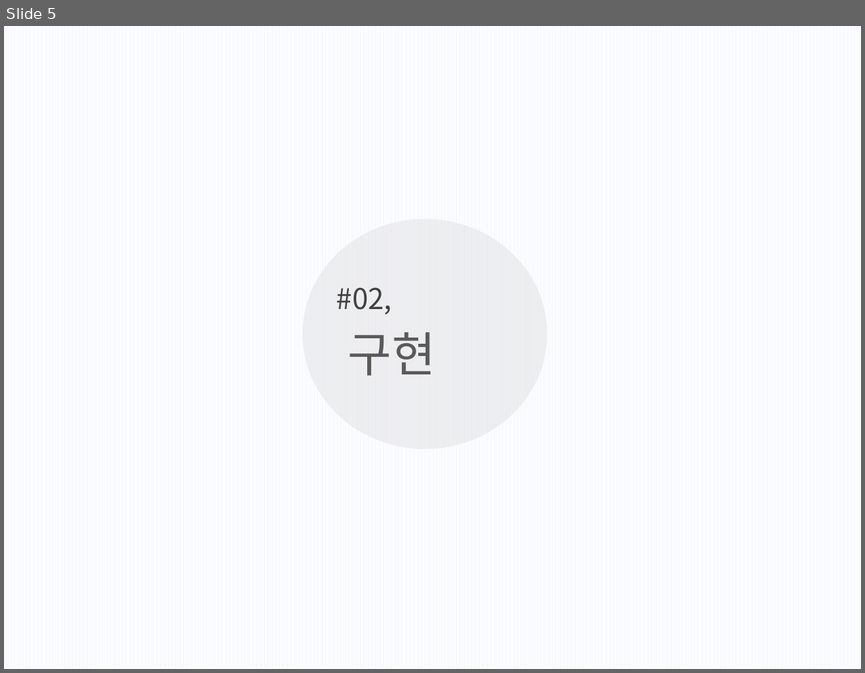
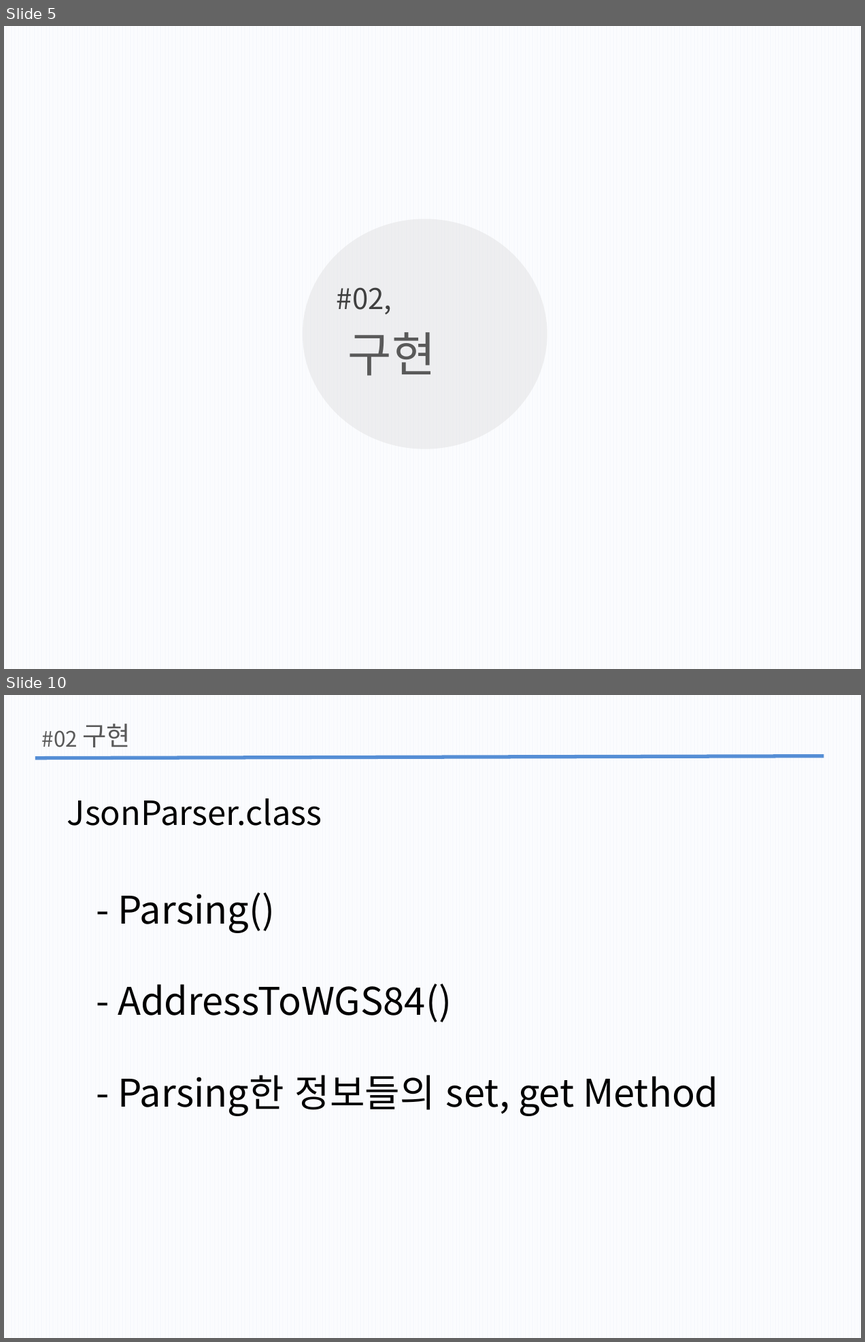
Before and after one commit to wlgh325/DS, a slide deck: 자구발표7주차.pptx. Shown one above the other, each under a label of ours: slide 5 before the commit, slides 5 and 10 after it; the slides between them are not shown. The pictures are 865x673 and 865x1342 pixels, drawn with LibreOffice and Linux fonts; fonts in the diff are those of the drawing. Boxes give left, top, right and bottom in pixels: in the first picture for what was removed or moved away, otherwise in the second. Text is boxed around its words. In the diff, an @@ line names an element or a change of style, - is before the commit and + after.

```diff
--- a/자구발표7주차.pptx
+++ b/자구발표7주차.pptx
@@ slide 10 added at box(4, 695, 861, 1338), background pattern #FFFFFF on #F6F8FC @@
@@ text added at box(42, 730, 77, 747), 18 pt, text #595959 @@
+#02
@@ text added at box(82, 724, 130, 747), 22 pt, text #595959 @@
+구현
@@ line added from (36, 758) to (824, 756), #558ED5 3 pt @@
@@ text added at box(67, 798, 322, 826), 28 pt, text #000000 @@
+JsonParser.class
@@ text added at box(118, 892, 719, 1116), 32 pt, text #000000 @@
+- Parsing()
+- AddressToWGS84()
+- Parsing한 정보들의 set, get Method
```
Also in this commit, not shown: 2 slides changed, 4 other slides added.
